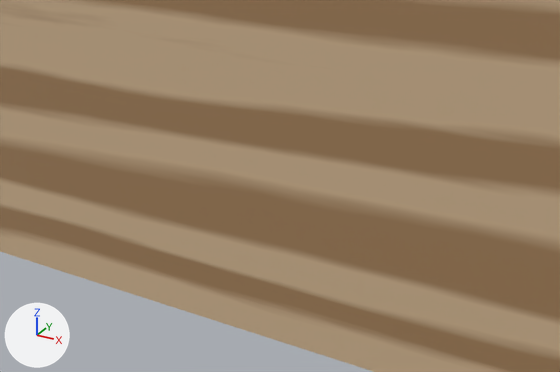
An edit to the Blender file Assets/climbing_wall.blend, drawn before and after from the same camera.
The view is the same before and after, from a 50 mm lens placed at (0.0344, -0.0947, 0.0291), pointed at (-0.0004, -0.0315, -0.0025). Arrows for +X, +Y and +Z are at lower left; the lights stay in place. The older version comes first.

Names of what the first picture shows: 'Wall'.
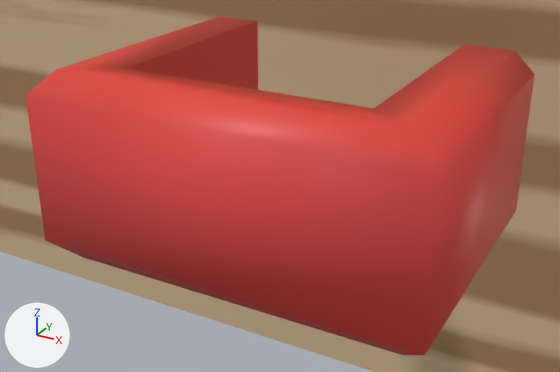
Boxes (x1, y1, x2, y2) around the edits, measured in the pictures (560 x 372 px):
'CubeHold.001', added (red): after (25, 17, 535, 356)
'Wall', unchanged, covered by the edit: (0, 0, 560, 372) in both

What changed in the scene script:
```text
Add mat_material:
    mat_material = principled_material('Material')
    mat_material.base_color = (0.8, 0.0717, 0.0614)  # red #e74c46
Add me_cubehold_mesh_002:
    me_cubehold_mesh_002.from_pydata(...)  # 24 vertices, 16 faces; spans x -0.02..0.02, y -0.045..-0.015, z -0.01..0.01
    me_cubehold_mesh_002.polygons.foreach_set('use_smooth', [True] * 16)
    me_cubehold_mesh_002.materials.append(mat_material)  # red #e74c46
Add ob_cubehold_001:
    ob_cubehold_001 = bpy.data.objects.new('CubeHold.001', me_cubehold_mesh_002)
    ob_cubehold_001.location = (0.0, 0.0, 0.0)
```
